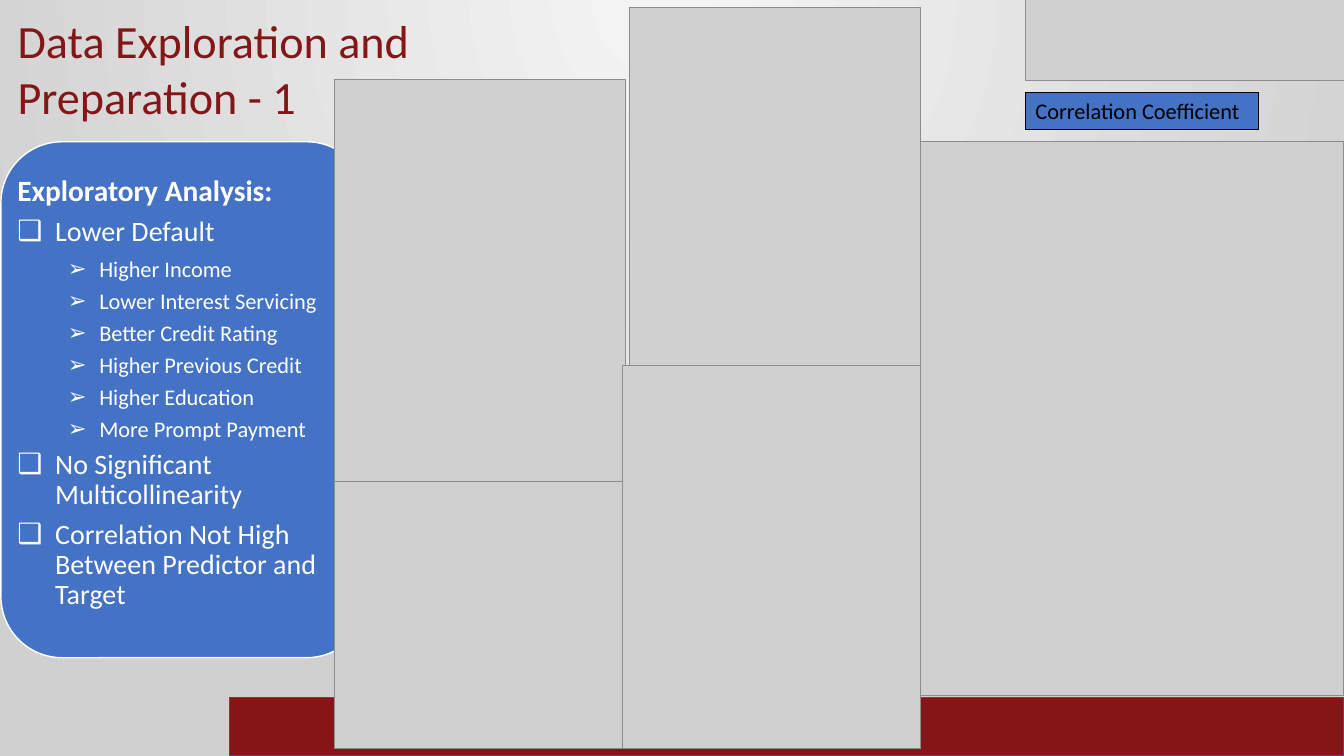
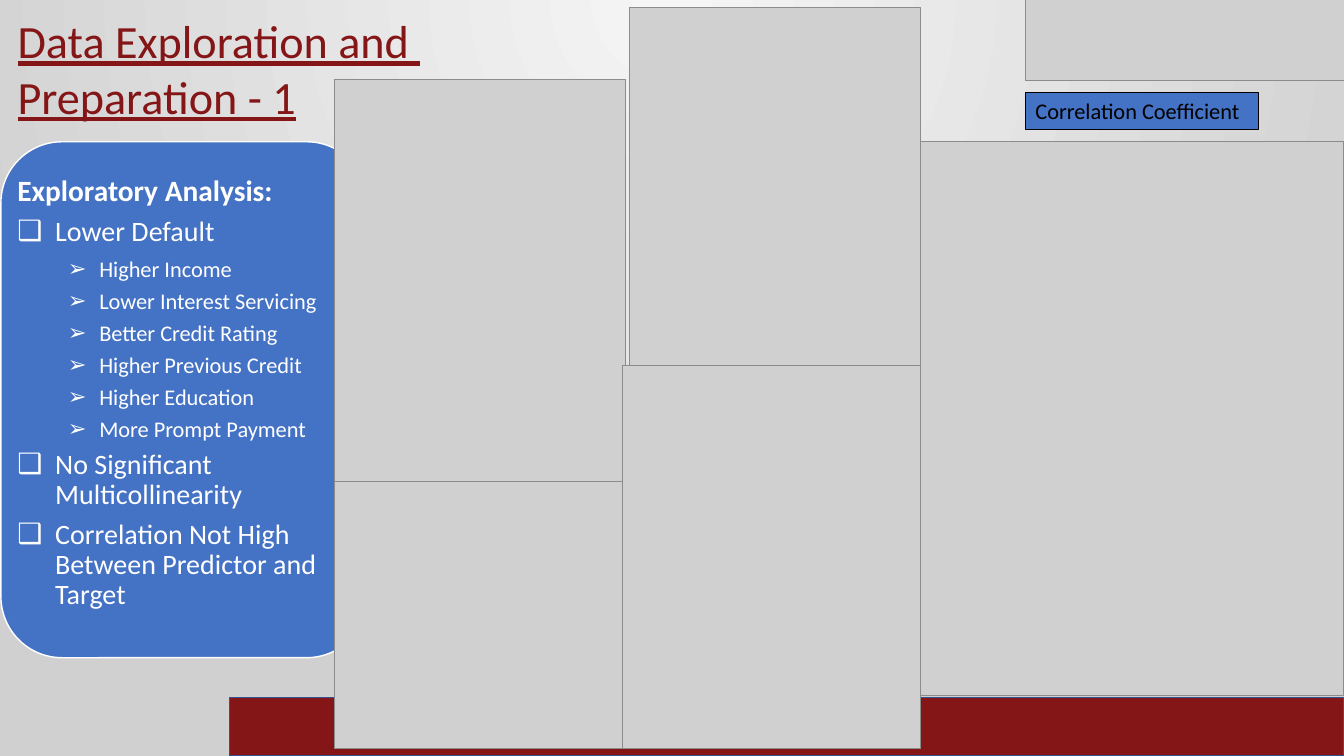
Before and after one commit to ramrao0102/DSA5900-Project, a slide deck: slide 4 of Ram_Rao_Final_Practicum.pptx. Drawn at 1344x756 pixels with LibreOffice and Linux fonts; fonts in the diff are those of the drawing; grey boxes stand for pictures; background and template pictures are left out. Boxes give left, top, right and bottom in pixels: in the first picture for what was removed or moved away, otherwise in the second. Text is boxed around its words. In the diff, an @@ line names an element or a change of style, - is before the commit and + after.

```diff
--- a/Ram_Rao_Final_Practicum.pptx
+++ b/Ram_Rao_Final_Practicum.pptx
@@ text "Data Exploration and" at (18, 26, 409, 122): underline on @@
```
Also in this commit, not shown: 5 other slides changed, 2 slides added, 1 other file.
